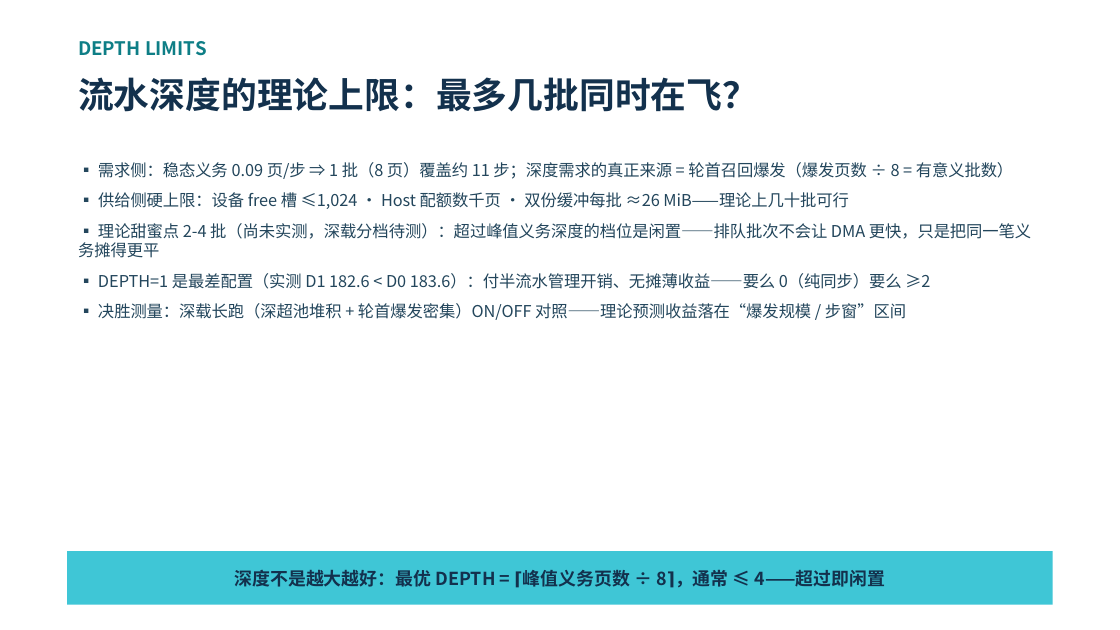
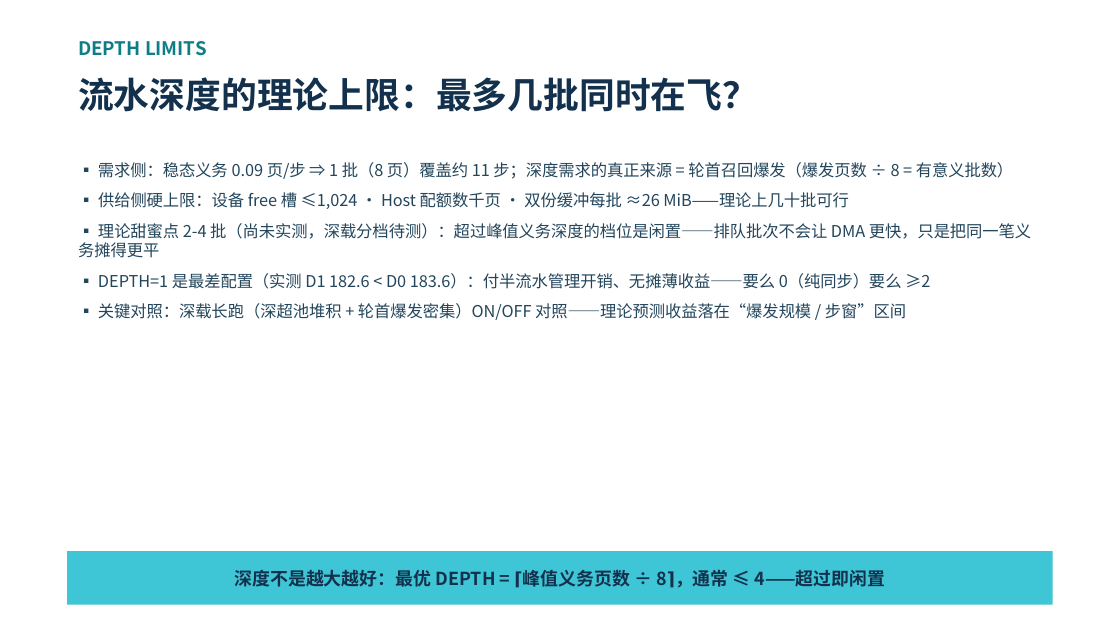
Before and after one commit to paicat1/Ninfer-KVMem-Async, a slide deck: slide 10 of docs/异步页流水-技术说明.pptx. Drawn at 1120x630 pixels with LibreOffice and Linux fonts; fonts in the diff are those of the drawing. Boxes give left, top, right and bottom in pixels: in the first picture for what was removed or moved away, otherwise in the second. Text is boxed around its words. In the diff, an @@ line names an element or a change of style, - is before the commit and + after.

```diff
--- a/docs/异步页流水-技术说明.pptx
+++ b/docs/异步页流水-技术说明.pptx
@@ text at (98, 303, 906, 320): text changed @@
-▪ 决胜测量：深载长跑（深超池堆积 + 轮首爆发密集）ON/OFF 对照——理论预测收益落在“爆发规模 / 步窗”区间
+▪ 关键对照：深载长跑（深超池堆积 + 轮首爆发密集）ON/OFF 对照——理论预测收益落在“爆发规模 / 步窗”区间
```
Also in this commit, not shown: 4 other slides changed, 1 other file.
